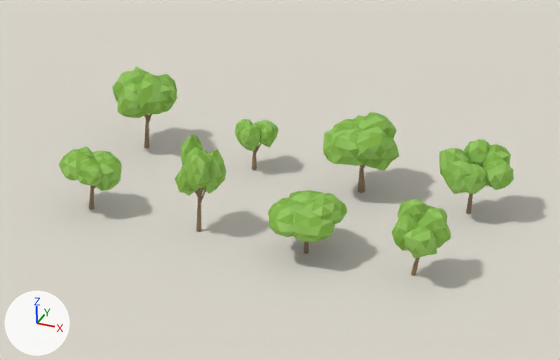
The Blender file Blender/TreeVariants.blend, before and after one commit.
One viewpoint serves both versions: the file's camera 'Camera'. The axes (+X, +Y, +Z) are drawn at lower left. The lights are the same throughout. The picture after the commit comes second.

The older version as bpy lines, for what is in view:
```python
ob_crown = bpy.data.objects.new('Crown', me_icosphere)
ob_crown.location = (0.0, 0.0, 0.0)
ob_crown_001 = bpy.data.objects.new('Crown.001', me_icosphere_005)
ob_crown_001.location = (10.0, 0.0, 0.0)
ob_crown_002 = bpy.data.objects.new('Crown.002', me_icosphere_010)
ob_crown_002.location = (20.0, 0.0, 0.0)
ob_crown_003 = bpy.data.objects.new('Crown.003', me_icosphere_016)
ob_crown_003.location = (30.0, 0.0, 0.0)
ob_crown_004 = bpy.data.objects.new('Crown.004', me_icosphere_021)
ob_crown_004.location = (0.0, 12.0, 0.0)
ob_crown_005 = bpy.data.objects.new('Crown.005', me_icosphere_027)
ob_crown_005.location = (10.0, 12.0, 0.0)
ob_crown_006 = bpy.data.objects.new('Crown.006', me_icosphere_031)
ob_crown_006.location = (20.0, 12.0, 0.0)
ob_crown_007 = bpy.data.objects.new('Crown.007', me_icosphere_038)
ob_crown_007.location = (30.0, 12.0, 0.0)
ob_plane = bpy.data.objects.new('Plane', me_plane)
ob_plane.location = (15.0, 6.0, -0.04)
```
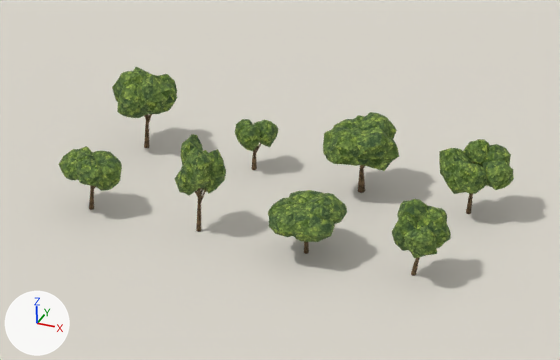
What changed in the scene script:
```text
Add img_elderleaf_png:
    img_elderleaf_png = load_image('ElderLeaf.png', '_unpacked/ElderLeaf.png', 64, 64, 'sRGB')
Add img_rowanleaf2_png:
    img_rowanleaf2_png = load_image('RowanLeaf2.png', '_unpacked/RowanLeaf2.png', 64, 64, 'sRGB')
Add img_rowanleaf1_png:
    img_rowanleaf1_png = load_image('RowanLeaf1.png', '_unpacked/RowanLeaf1.png', 64, 64, 'sRGB')
Add img_leaves_png:
    img_leaves_png = load_image('Leaves.png', '_unpacked/Leaves.png', 64, 64, 'sRGB')
Change mat_leaves0:
    remove # nodes: BsdfDiffuse, OutputMaterial
    remove # colours: green #89ba55
    nodes: BsdfPrincipled, OutputMaterial, TexCoord, TexImage, VectorMath
    uses the picture img_leaves_png
Change mat_leaves1:
    remove # nodes: BsdfDiffuse, OutputMaterial
    remove # colours: green #93c261
    nodes: BsdfPrincipled, OutputMaterial, TexCoord, TexImage, VectorMath
    uses the picture img_rowanleaf1_png
Change mat_leaves2:
    remove # nodes: BsdfDiffuse, OutputMaterial
    remove # colours: green #84b34b
    nodes: BsdfPrincipled, OutputMaterial, TexCoord, TexImage, VectorMath
    uses the picture img_rowanleaf2_png
Change mat_leaves3:
    remove # nodes: BsdfDiffuse, OutputMaterial
    remove # colours: green #99c769
    nodes: BsdfPrincipled, OutputMaterial, TexCoord, TexImage, VectorMath
    uses the picture img_elderleaf_png
```

Location of each change, [x1, y1, x2, y2] in pixels of the pictures (560 x 360 px):
'Crown.006', surface changed (darker)
    both: [323, 112, 399, 171]
'Crown.007', surface changed (darker)
    both: [439, 139, 514, 194]
'Crown.002', surface changed (darker)
    both: [268, 190, 347, 242]
'Crown.003', surface changed (darker)
    both: [392, 199, 451, 259]
'Crown.004', surface changed (darker)
    both: [112, 67, 177, 118]
'Crown.001', surface changed (darker)
    both: [174, 134, 226, 196]
'Crown', surface changed (darker)
    both: [59, 146, 122, 191]
'Crown.005', surface changed (darker)
    both: [235, 119, 278, 151]
